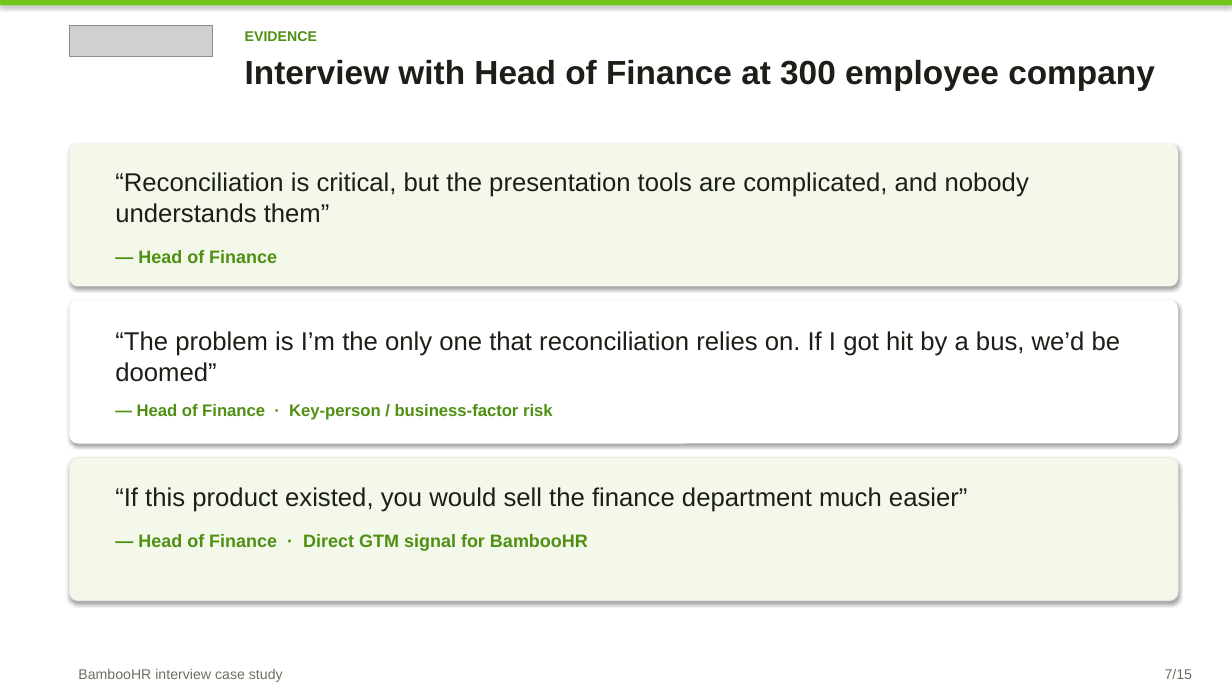
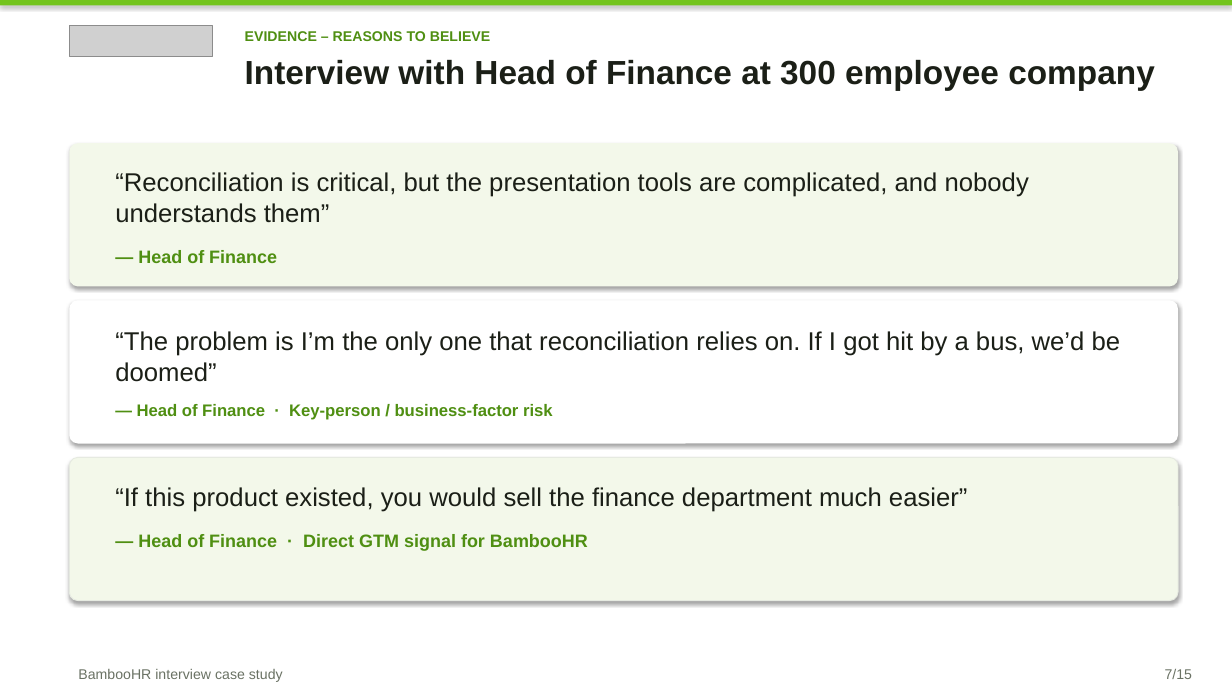
Before and after one commit to Brigdawg/Headcount-Reconciliation, a slide deck: slide 7 of deck/Headcount_Control_Tower_Case_Study.pptx. Drawn at 1232x693 pixels with LibreOffice and Linux fonts; fonts in the diff are those of the drawing; grey boxes stand for pictures. Boxes give left, top, right and bottom in pixels: in the first picture for what was removed or moved away, otherwise in the second. Text is boxed around its words. In the diff, an @@ line names an element or a change of style, - is before the commit and + after.

```diff
--- a/deck/Headcount_Control_Tower_Case_Study.pptx
+++ b/deck/Headcount_Control_Tower_Case_Study.pptx
@@ text at [245, 31, 490, 41]: text changed @@
-EVIDENCE
+EVIDENCE – REASONS TO BELIEVE
```
Also in this commit, not shown: 9 other slides changed.
